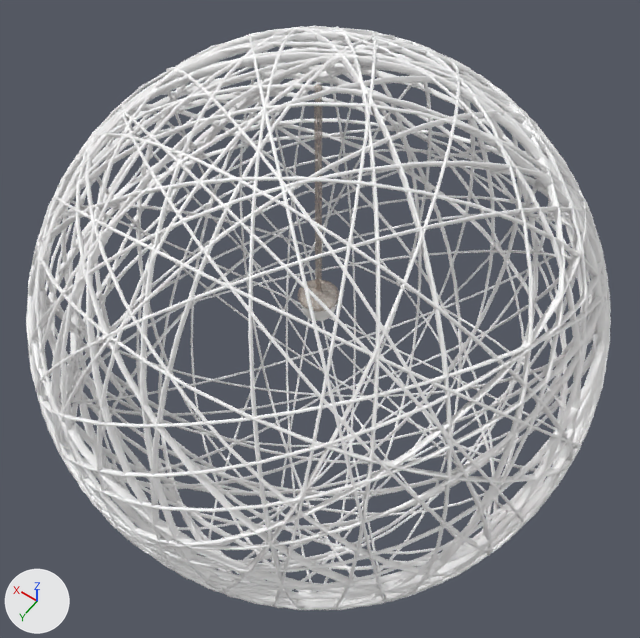
The FBX model Assets/Models/Collection Room/Twine Light.fbx as it was, and as the next commit left it.
Rendered twice from a 50 mm lens placed at (-0.197, 0.279, 0.541), pointed at (0.003, -0.001, 0.1). The axes (+X, +Y, +Z) are drawn at lower left. The lights are the same throughout. Where no turn or scale is listed for an object, it has been applied to the vertices.

Names of what the first picture shows: 'group12_pasted__group4_pasted__pPipe2', 'polySurface2'.
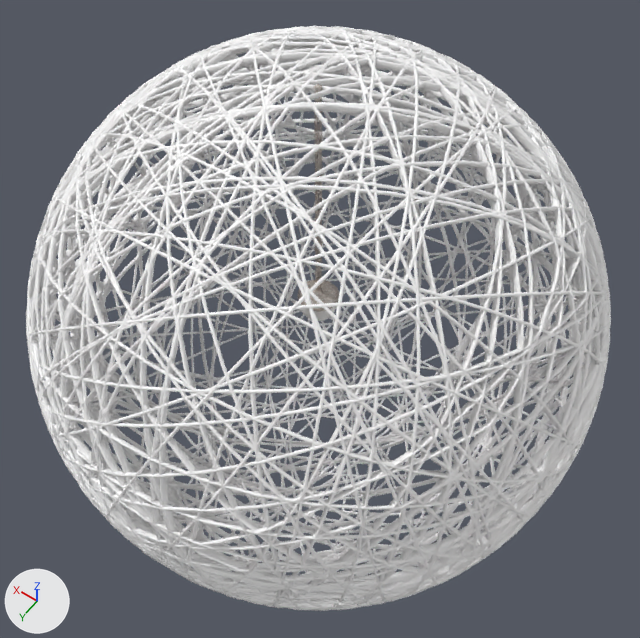
Location of each change, (x1, y1, x2, y2) in pixels of the pictures (640 x 638 px):
'group12_pasted__group4_pasted__pPipe3', added
    after: (26, 26, 611, 611)
    faces in mat_twine (white #ffffff): (26, 26, 611, 610)
    faces in mat_pasted__twine (white #ffffff): (26, 27, 611, 611)
'group12_pasted__group4_pasted__pPipe2', no longer drawn
    before: (26, 26, 611, 610)

What the commit changed:
Material 'pasted__twine' (mat_pasted__twine) is new.
Its base color is (1.0, 1.0, 1.0) (white #ffffff).
Mesh me_mesh_002_1 is new.
It has 38396 vertices, 38400 faces and spans x -0.175..0.175, y -0.175..0.175, z -0.175..0.175.
Faces by material slot: [19200, 19200].
It uses material mat_twine (white #ffffff).
It uses material mat_pasted__twine (white #ffffff).
Object 'group12_pasted__group4_pasted__pPipe2' (ob_group12_pasted__group4_pasted__ppipe2) now shows nothing instead of me_mesh.
Object 'group12_pasted__group4_pasted__pPipe3' (ob_group12_pasted__group4_pasted__ppipe3) is new; it shows me_mesh_002_1.
Its location is (0.0035, -0.0012, 0.1006).
